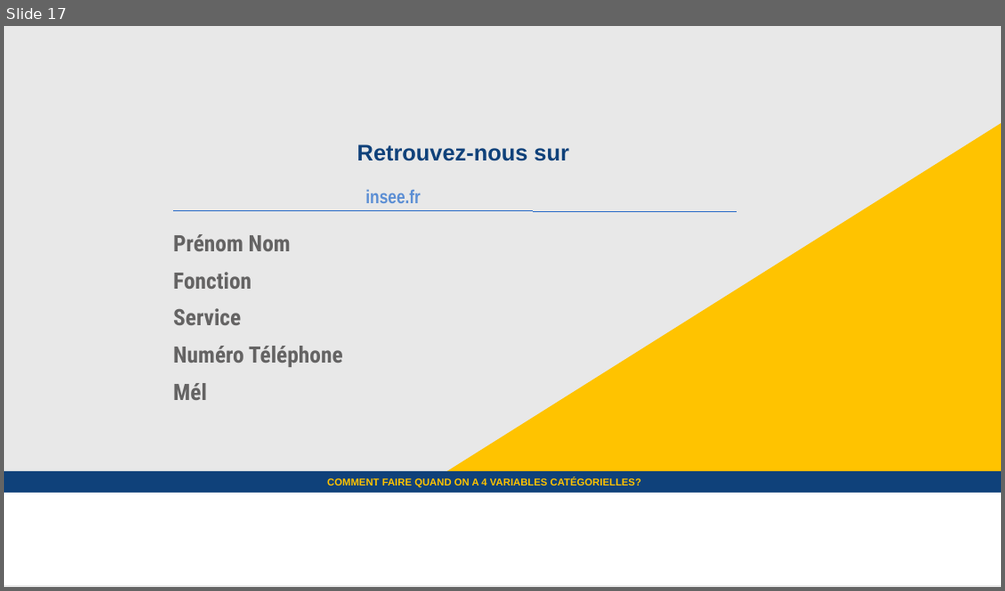
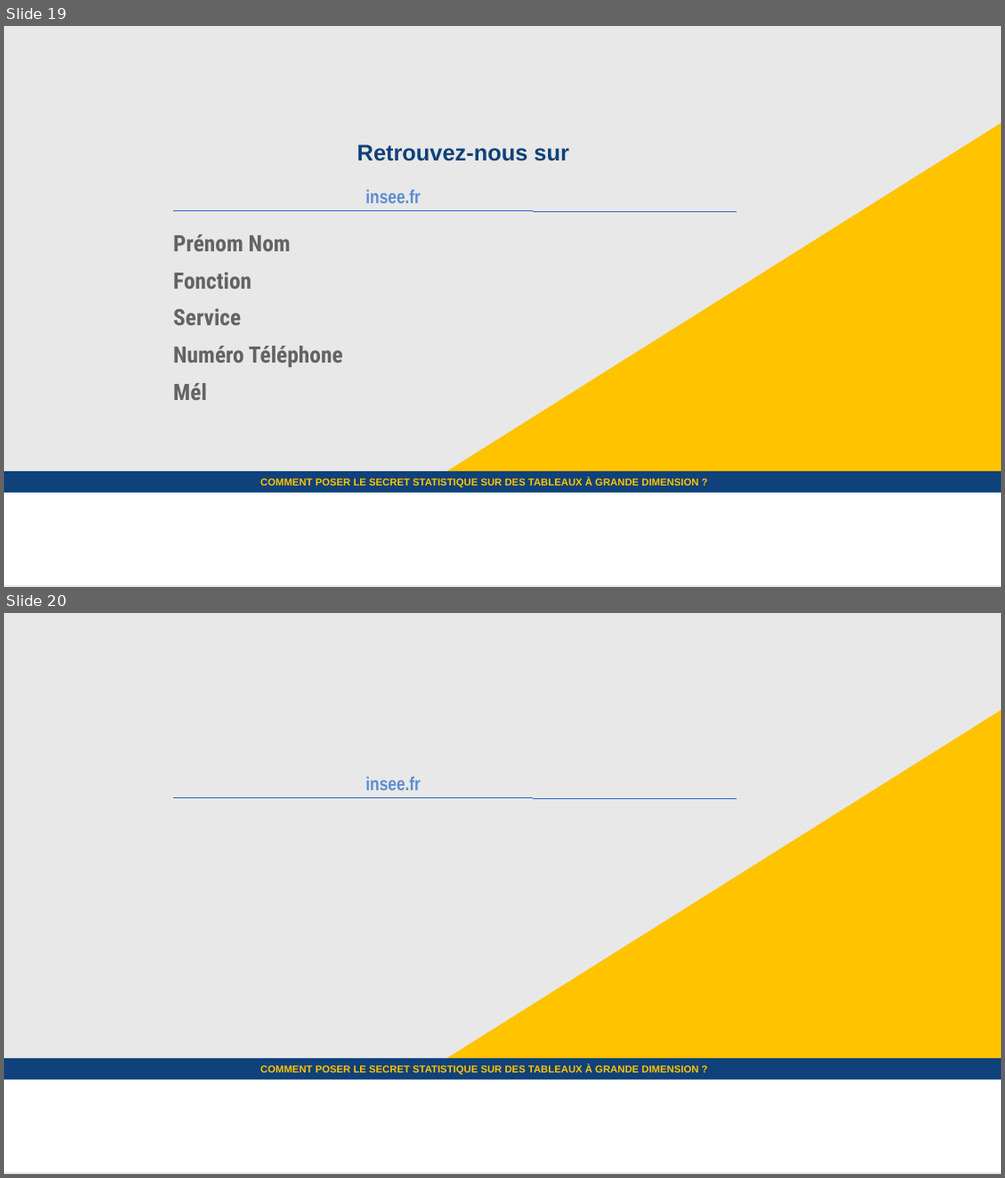
Before and after one commit to julienjamme/stage1A_2023, a slide deck: presentation_mi_parcours.odp. Shown one above the other, each under a label of ours: slide 17 before the commit, slides 19 and 20 after it. The pictures are 1005x591 and 1005x1178 pixels, drawn with LibreOffice and Linux fonts; fonts in the diff are those of the drawing; background and template pictures are left out. Boxes give left, top, right and bottom in pixels: in the first picture for what was removed or moved away, otherwise in the second. Text is boxed around its words. In the diff, an @@ line names an element or a change of style, - is before the commit and + after.

```diff
--- a/presentation_mi_parcours.odp
+++ b/presentation_mi_parcours.odp
@@ slide 20 added at [4, 613, 1001, 1174], background #E8E8E8; not listed: 5 template elements that a slide beside it also shows @@
@@ text added at [260, 1064, 698, 1074], 8 pt, text #FFC300, bold @@
+COMMENT POSER LE SECRET STATISTIQUE SUR DES TABLEAUX À GRANDE DIMENSION ?
@@ what was slide 17 is now slide 19 @@
@@ slide 19 changed as well @@
@@ text at [260, 477, 698, 487]: text changed @@
-COMMENT FAIRE QUAND ON A 4 VARIABLES CATÉGORIELLES?
+COMMENT POSER LE SECRET STATISTIQUE SUR DES TABLEAUX À GRANDE DIMENSION ?
```
Also in this commit, not shown: 6 other slides changed, 12 other slides added, 11 slides removed.
